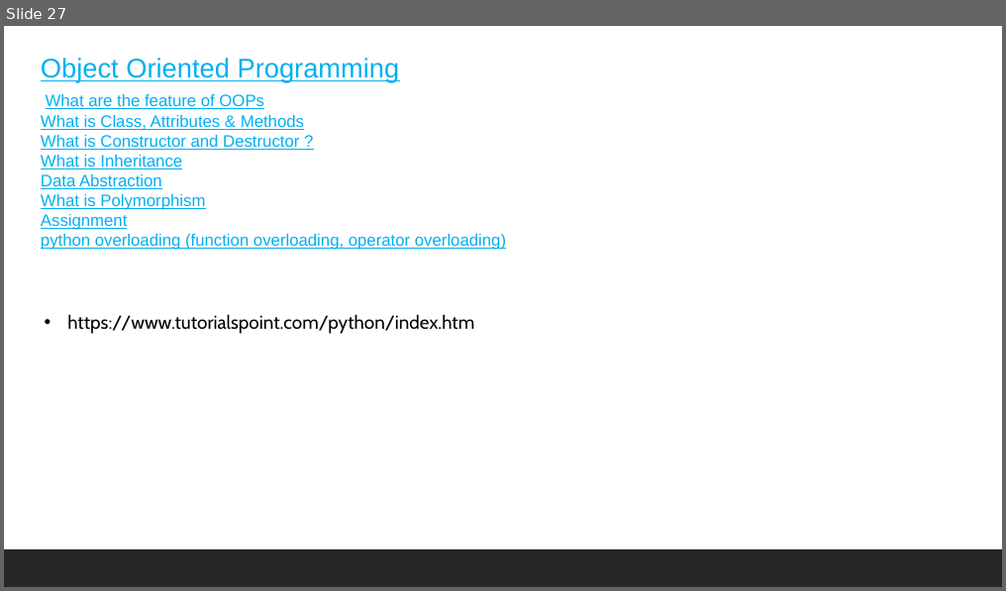
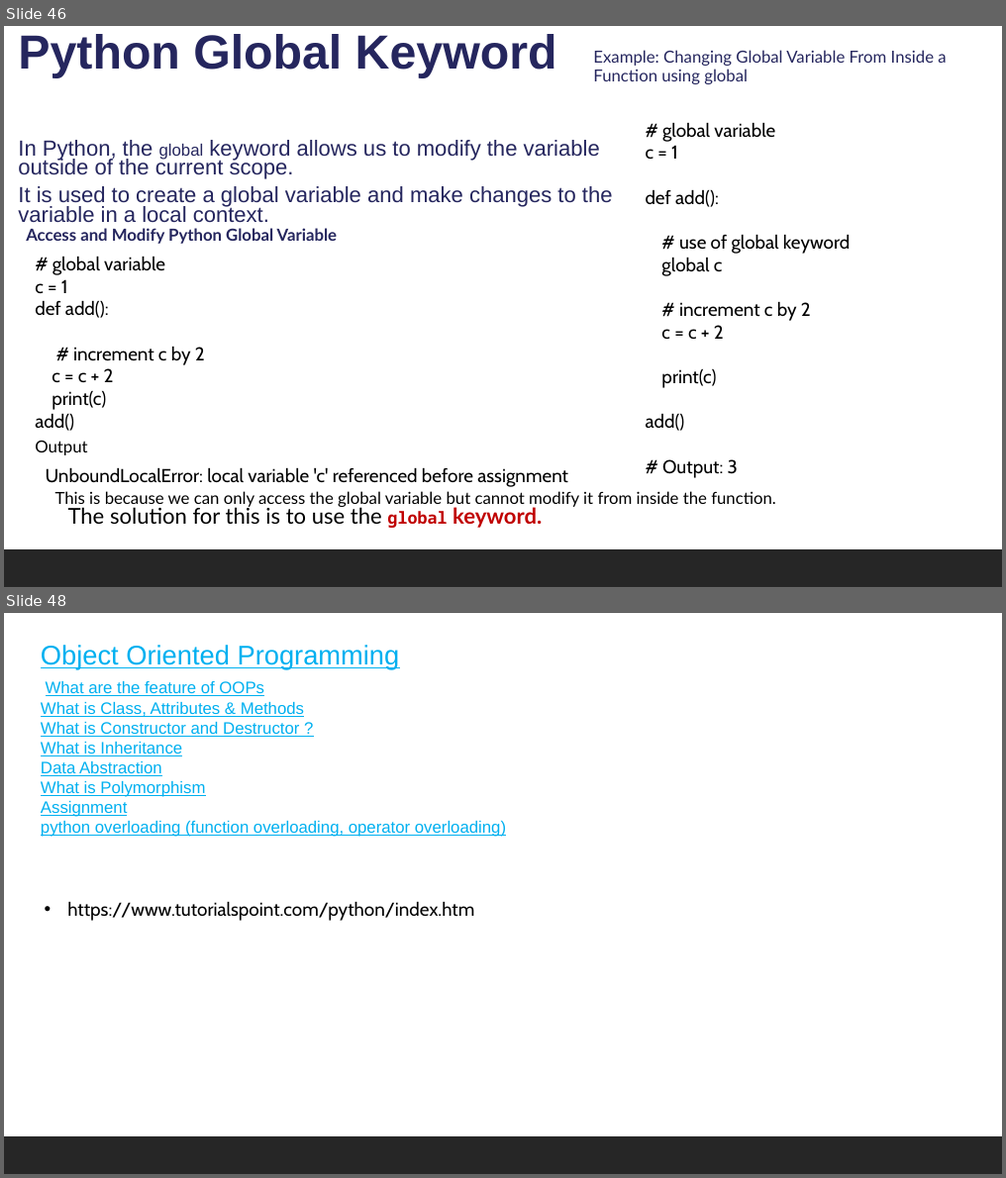
Before and after one commit to shahil04/ds_materials, a slide deck: 5.0_python_6.libraries/module_5_python_beg_to_advance.pptx. Shown one above the other, each under a label of ours: slide 27 before the commit, slides 46 and 48 after it; the slides between them are not shown. The pictures are 1006x591 and 1006x1178 pixels, drawn with LibreOffice and Linux fonts; fonts in the diff are those of the drawing. Boxes give left, top, right and bottom in pixels: in the first picture for what was removed or moved away, otherwise in the second. Text is boxed around its words. In the diff, an @@ line names an element or a change of style, - is before the commit and + after.

```diff
--- a/5.0_python_6.libraries/module_5_python_beg_to_advance.pptx
+++ b/5.0_python_6.libraries/module_5_python_beg_to_advance.pptx
@@ slide 46 added at [4, 26, 1002, 587], background #FFFFFF; not listed: 1 template element that a slide beside it also shows @@
@@ text added at [18, 34, 613, 223], 21 pt, text #25265E @@
+Python Global Keyword
+In Python, the global keyword allows us to modify the variable outside of the current scope.
+It is used to create a global variable and make changes to the variable in a local context.
@@ text added at [593, 50, 945, 84], 16 pt, text #25265E @@
+Example: Changing Global Variable From Inside a Function using global
@@ text added at [646, 122, 849, 478], 18 pt, text #000000 @@
+# global variable
+c = 1
+def add():
+# use of global keyword
+global c
+# increment c by 2
+c = c + 2
+print(c)
+add()
+# Output: 3
@@ text added at [26, 228, 337, 244], 16 pt, text #25265E, bold @@
+Access and Modify Python Global Variable
@@ text added at [35, 256, 205, 431], 18 pt, text #000000 @@
+# global variable
+c = 1
+def add():
+# increment c by 2
+c = c + 2
+print(c)
+add()
@@ text added at [35, 441, 87, 456], 16 pt, text #000000 @@
+Output
@@ text added at [46, 468, 568, 487], 18 pt, text #000000 @@
+UnboundLocalError: local variable 'c' referenced before assignment
@@ text added at [55, 491, 776, 508], 16 pt, text #000000 @@
+This is because we can only access the global variable but cannot modify it from inside the function.
@@ text added at [68, 505, 542, 528], 21 pt, text #000000 @@
+The solution for this is to use the global keyword.
@@ what was slide 27 is now slide 48 @@
```
Also in this commit, not shown: 1 slide changed, 20 other slides added, 38 other files.
